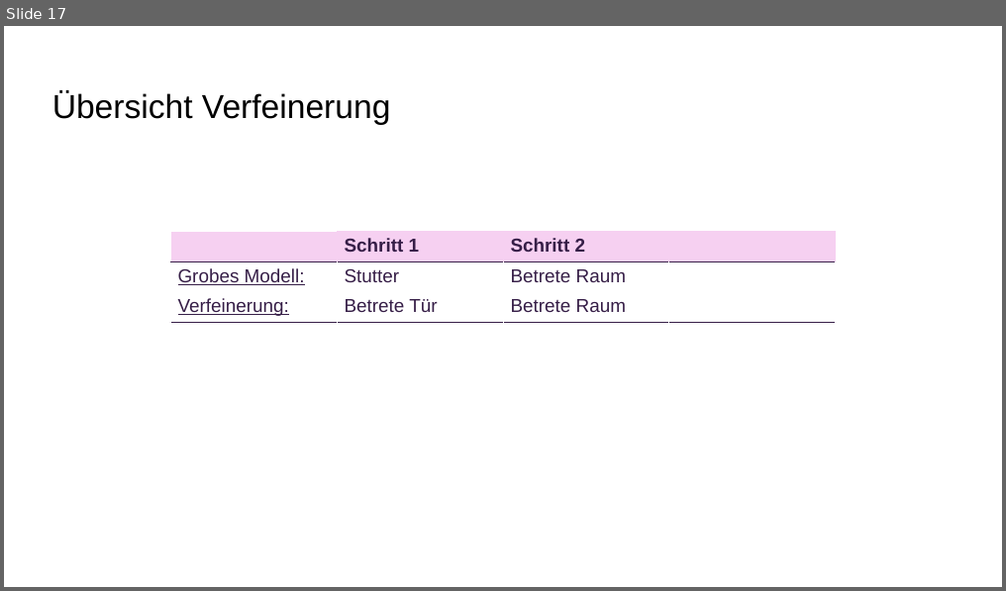
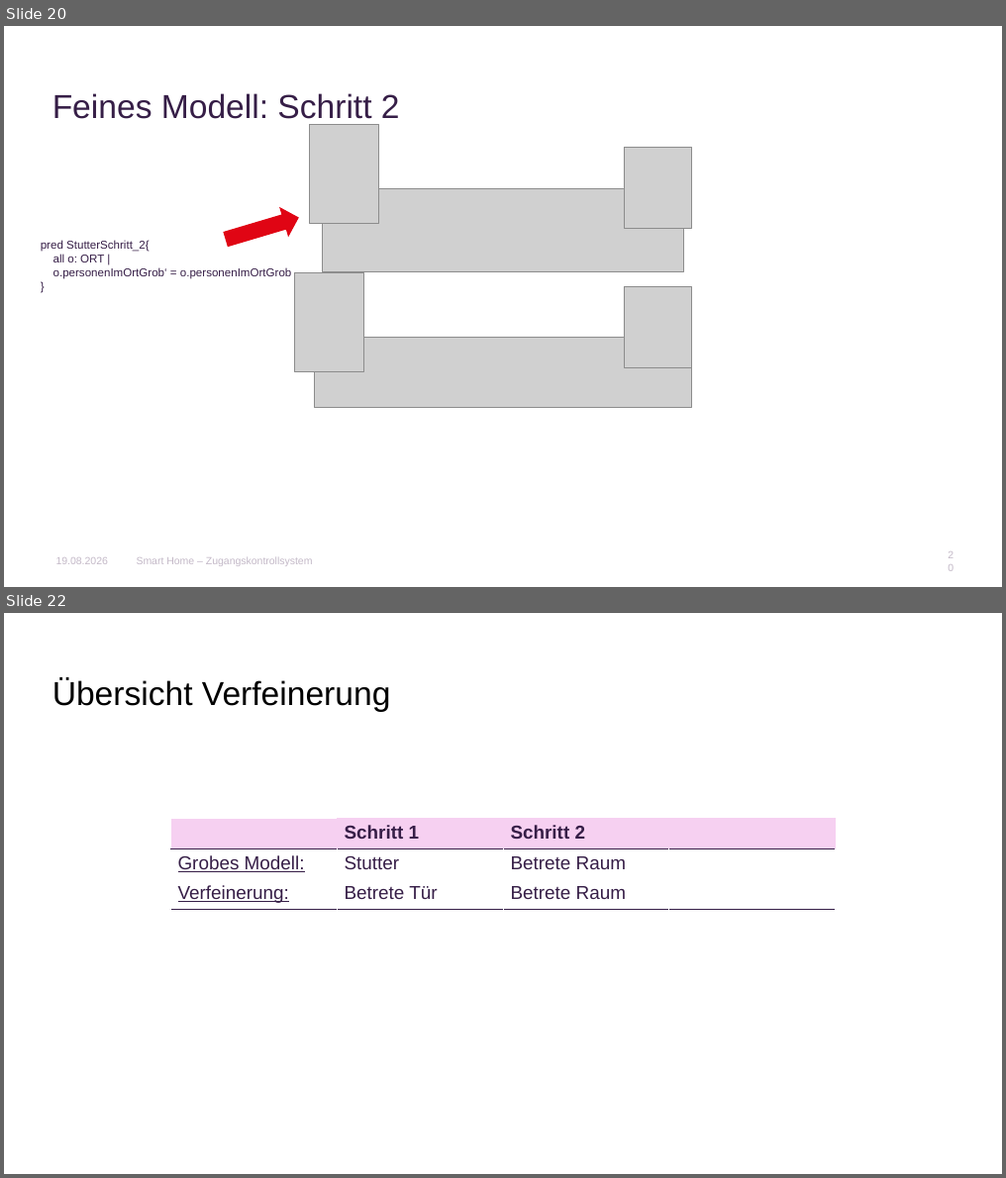
Before and after one commit to AnnaLiviaMartin/rs-smart-home, a slide deck: presentation/Smart_Home_Zugangskontrollsystem.pptx. Shown one above the other, each under a label of ours: slide 17 before the commit, slides 20 and 22 after it; the slides between them are not shown. The pictures are 1006x591 and 1006x1178 pixels, drawn with LibreOffice and Linux fonts; fonts in the diff are those of the drawing; grey boxes stand for pictures; background and template pictures are left out. Boxes give left, top, right and bottom in pixels: in the first picture for what was removed or moved away, otherwise in the second. Text is boxed around its words. In the diff, an @@ line names an element or a change of style, - is before the commit and + after.

```diff
--- a/presentation/Smart_Home_Zugangskontrollsystem.pptx
+++ b/presentation/Smart_Home_Zugangskontrollsystem.pptx
@@ slide 20 added at (4, 26, 1002, 587), background #FFFFFF @@
@@ title added at (53, 93, 400, 125), 32 pt, text #361E47 @@
+Feines Modell: Schritt 2
@@ picture added at (310, 125, 379, 224) @@
@@ picture added at (624, 148, 691, 229) @@
@@ right arrow added at (221, 203, 303, 255), fill #E00514 @@
@@ picture added at (323, 189, 684, 273) @@
@@ text added at (41, 240, 291, 279), 11 pt, text #361E47 @@
+pred StutterSchritt_2{
+all o: ORT |
+o.personenImOrtGrob‘ = o.personenImOrtGrob
+}
@@ picture added at (295, 274, 364, 372) @@
@@ picture added at (624, 287, 691, 369) @@
@@ picture added at (315, 338, 691, 408) @@
@@ text added at (56, 558, 108, 565), 10 pt, text #C4B9C8 @@
+19.08.2026
@@ text added at (137, 558, 313, 567), 10 pt, text #C4B9C8 @@
+Smart Home – Zugangskontrollsystem
@@ page number added at (944, 552, 957, 571), 10 pt, text #C4B9C8 @@
+20
@@ what was slide 17 is now slide 22 @@
```
Also in this commit, not shown: 10 slides changed, 8 other slides added.
